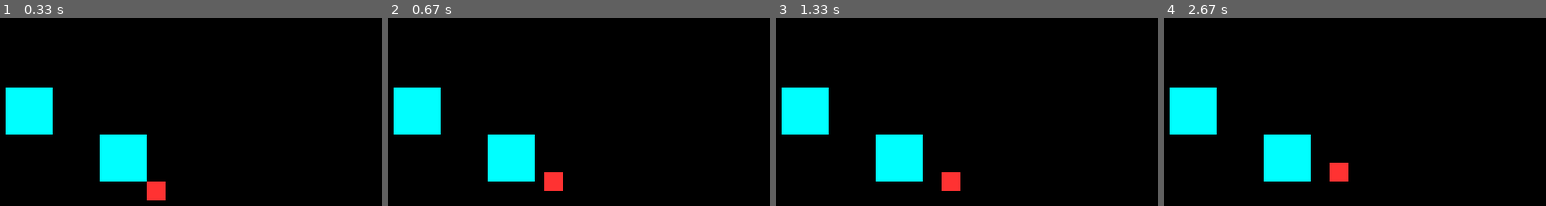
Above: before the commit, frames 1-4 (left to right).
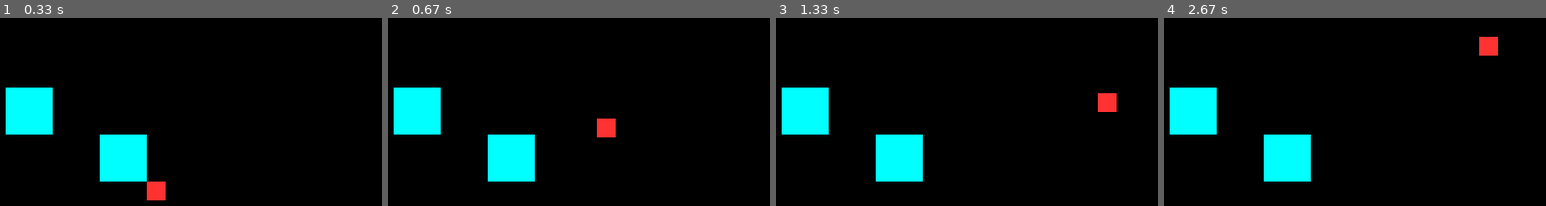
Above: after the commit, the same moments.

Repository: slalomsquid/2DShooter
Game: pygame game, started from main.py
Same seed, same stepped clock (60 frames per second), same inputs: the game is played once before the commit and once after it.
Inputs:
- Up to frame 1 (0.33 s): no input
- Up to frame 2 (0.67 s): hold W from 0.33 s (still down); hold Right from 0.33 s (still down)
- Up to frame 3 (1.33 s): release W at 0.8 s; release Right at 0.8 s; hold Right 0.83-1.3 s
- Up to frame 4 (2.67 s): hold Up 1.33-1.63 s; hold Right 1.67-2.13 s; hold Left from 2.17 s (still down)

Frame 1 is identical in both runs. In frame 2, 1.0% of the frame differs, in the area x 40-60%, y 53-92%; in frame 3, 1.0%; in frame 4, 1.0%.

Commit message:
Update input to use held keys and add delta time
I have changed input to use held keys rather than key press events, i have also added clock.tick to enforce fps with and delta_time to make movements frame rate independant

Diff:
--- a/main.py
+++ b/main.py
@@ -1,6 +1,10 @@
 import pygame
 from pygameUtils import *
 import keybinds
+
+pygame.init()
+clock = pygame.time.Clock()
+FPS = 60
 
 WIDTH, HEIGHT = 500, 400
 ORIGIN = [WIDTH//2, HEIGHT//2]
@@ -19,7 +23,7 @@
         self.texture = texture
 
 class Player():
-    def __init__(self, x, y, sx, sy, color=(255, 50, 50), texture=None):
+    def __init__(self, x, y, sx, sy, color=(255, 50, 50), texture=None, speed=200):
         super().__init__()
         self.x = x
         self.y = y
@@ -27,6 +31,7 @@
         self.sy = sy
         self.color = color
         self.texture = texture
+        self.speed = speed
 
 blocks = [Block(100, 100, 50, 50), Block(200, 150, 50, 50)]
 
@@ -35,38 +40,43 @@
 running = True
 
 while running:
+
+    delta_time = clock.tick(FPS) / 1000.0
+
     for event in pygame.event.get():
         match event.type:
             # Use a switch statment because its more effieient and easier to read than ifs
             case pygame.QUIT:
                 running = False
-            case pygame.KEYDOWN:
-                if event.key in keybinds.exit:
-                    running = False
-                elif event.key in keybinds.up:
-                    # handle up
-                    player.y -= 10
-                elif event.key in keybinds.down:
-                    # handle down
-                    player.y += 10
-                elif event.key in keybinds.left:
-                    # handle left
-                    player.x -= 10
-                elif event.key in keybinds.right:
-                    # handle right
-                    player.x += 10
+            # case pygame.KEYDOWN:
+            #     if event.key in keybinds.exit:
+            #         running = False
+            #     elif event.key in keybinds.up:
+            #         # handle up
+            #         player.y -= 10
+            #     elif event.key in keybinds.down:
+            #         # handle down
+            #         player.y += 10
+            #     elif event.key in keybinds.left:
+            #         # handle left
+            #         player.x -= 10
+            #     elif event.key in keybinds.right:
+            #         # handle right
+            #         player.x += 10
 
-                # match event.key:
-                #     case keybinds.exit:
-                #         running = False
-                #     case keybinds.up:
-                #         pass
-                #     case keybinds.down:
-                #         pass
-                #     case keybinds.left:
-                #         pass
-                #     case keybinds.right:
-                #         pass
+    keys = pygame.key.get_pressed()
+
+    if any(keys[k] for k in keybinds.exit):
+        running = False
+    if any(keys[k] for k in keybinds.up):
+        # Multiply by dt to make 10 px / s
+        player.y -= player.speed * delta_time
+    if any(keys[k] for k in keybinds.down):
+        player.y += player.speed * delta_time
+    if any(keys[k] for k in keybinds.left):
+        player.x -= player.speed * delta_time
+    if any(keys[k] for k in keybinds.right):
+        player.x += player.speed * delta_time
 
     screen.fill((0, 0, 0))
 
@@ -75,4 +85,4 @@
 
     pygame.draw.rect(screen, player.color, (player.x, player.y, player.sx, player.sy))
 
-    pygame.display.flip()
+    pygame.display.update()
Not shown, changed: README.md
